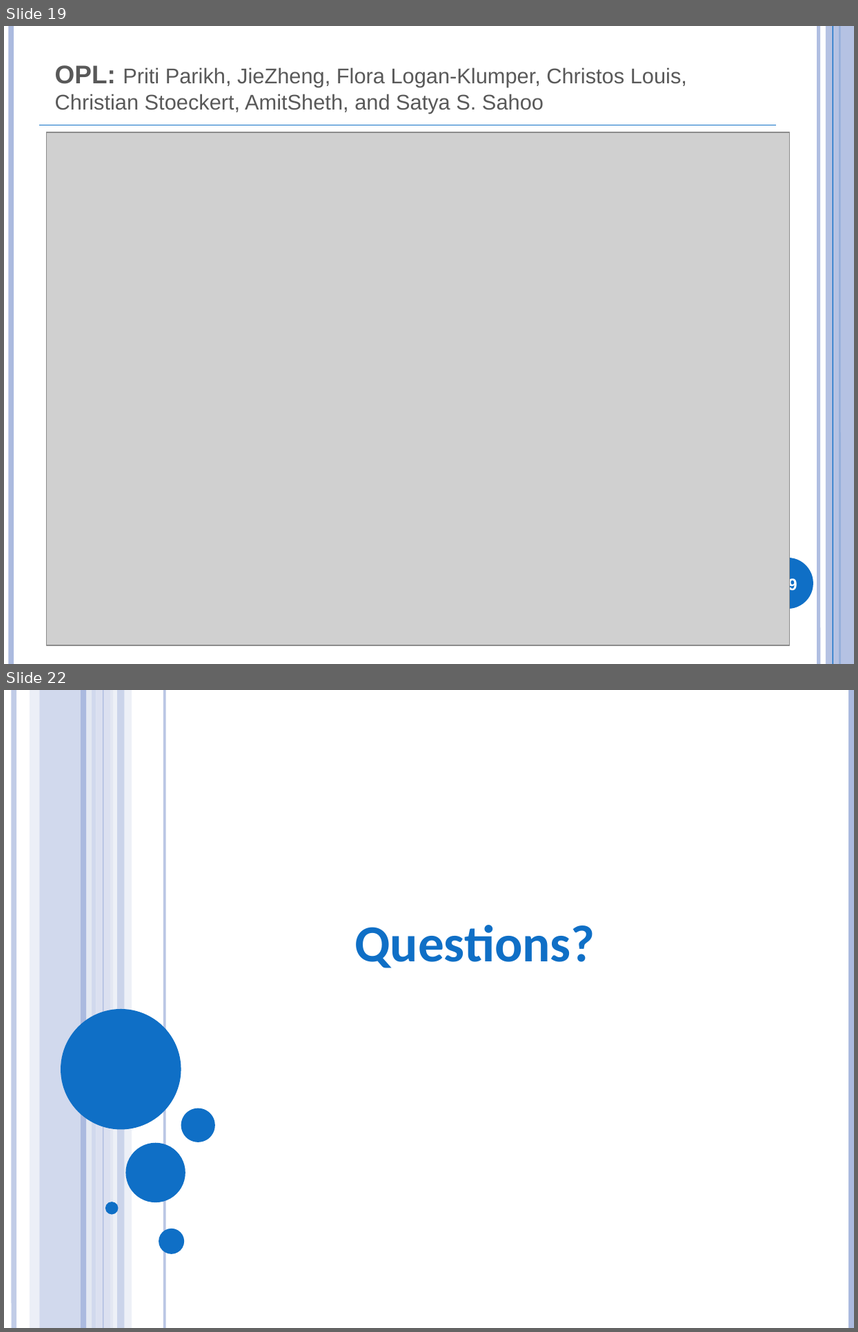
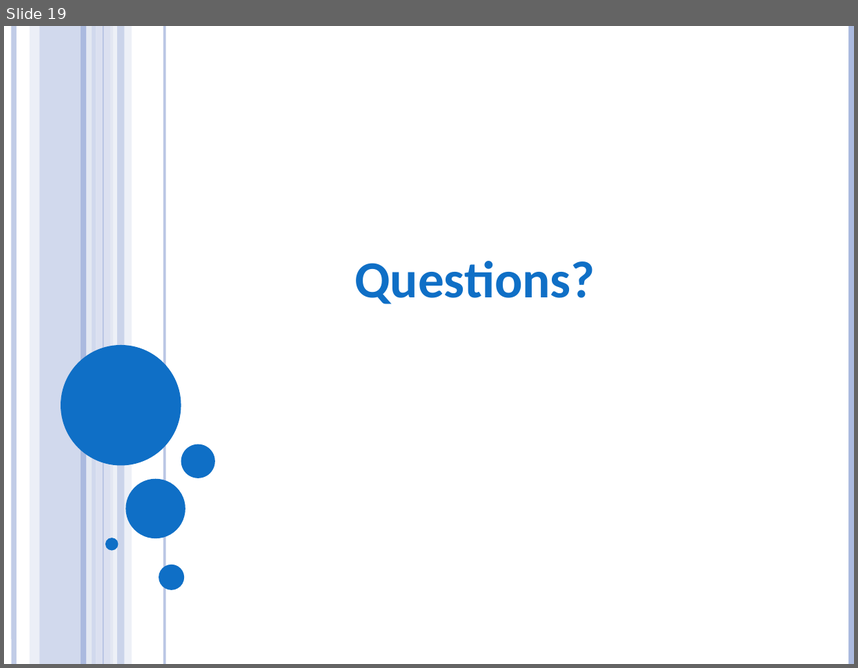
Before and after one commit to obi-ontology/obi-legacy-svn, a slide deck: trunk/docs/presentations/OBI tutorial July 2011 ICBO/EuPathDB.pptx. Shown one above the other, each under a label of ours: slides 19 and 22 before the commit, slide 19 after it; the slides between them are not shown. The pictures are 858x1332 and 858x668 pixels, drawn with LibreOffice and Linux fonts; fonts in the diff are those of the drawing; grey boxes stand for pictures. Boxes give left, top, right and bottom in pixels: in the first picture for what was removed or moved away, otherwise in the second. Text is boxed around its words. In the diff, an @@ line names an element or a change of style, - is before the commit and + after.

```diff
--- a/trunk/docs/presentations/OBI tutorial July 2011 ICBO/EuPathDB.pptx
+++ b/trunk/docs/presentations/OBI tutorial July 2011 ICBO/EuPathDB.pptx
@@ slide 19 removed at bbox=[4, 26, 854, 664], background #FFFFFF @@
@@ line removed from (11, 26) to (11, 664) @@
@@ line removed from (818, 26) to (818, 664) @@
@@ rectangle removed at bbox=[826, 26, 854, 664] @@
@@ line removed from (833, 26) to (833, 664) @@
@@ line removed from (840, 26) to (840, 664) @@
@@ title removed at bbox=[55, 65, 687, 113] @@
-OPL: Priti Parikh, JieZheng, Flora Logan-Klumper, Christos Louis, Christian Stoeckert, AmitSheth, and Satya S. Sahoo
@@ line removed from (40, 125) to (776, 125) @@
@@ picture removed at bbox=[47, 132, 789, 645] @@
@@ ellipse removed at bbox=[762, 557, 813, 608] @@
@@ page number removed at bbox=[779, 577, 797, 594] @@
-19
@@ what was slide 22 is now slide 19 @@
```
Also in this commit, not shown: 3 slides changed, 1 slide added, 3 other slides removed.
